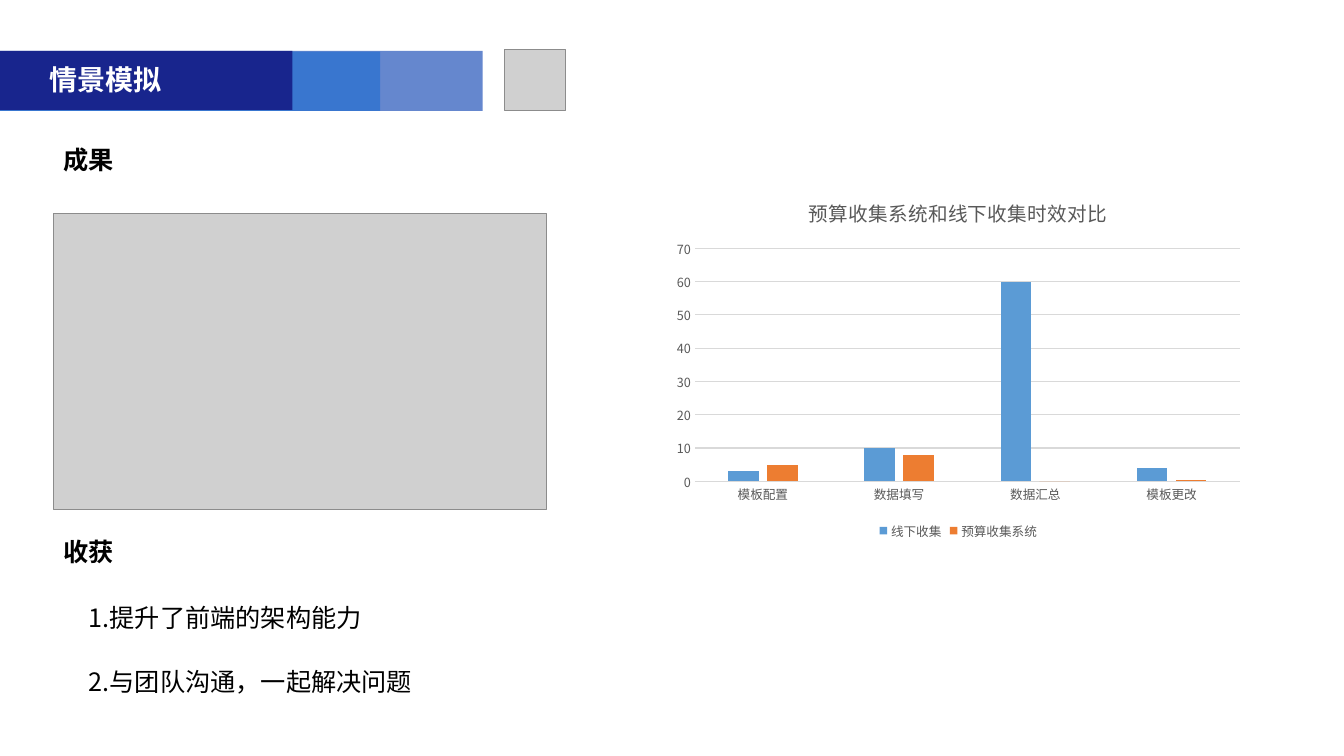
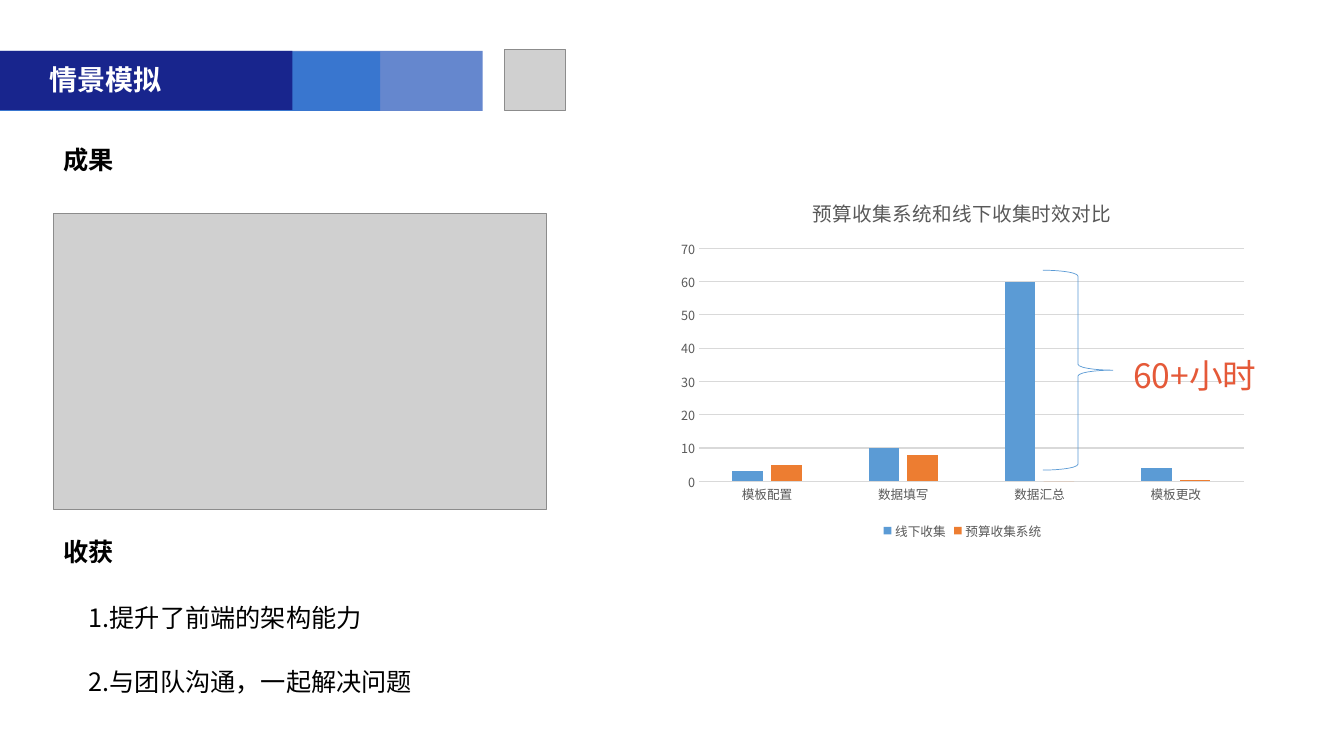
Before and after one commit to liuqiansb/zz, a slide deck: slide 7 of 01385150刘乾.pptx. Drawn at 1344x756 pixels with LibreOffice and Linux fonts; fonts in the diff are those of the drawing; grey boxes stand for pictures. Boxes give left, top, right and bottom in pixels: in the first picture for what was removed or moved away, otherwise in the second. Text is boxed around its words. In the diff, an @@ line names an element or a change of style, - is before the commit and + after.

```diff
--- a/01385150刘乾.pptx
+++ b/01385150刘乾.pptx
@@ column chart moved from (x1=665, y1=179, x2=1252, y2=543) to (x1=669, y1=179, x2=1256, y2=543) @@
@@ right brace added at (x1=1044, y1=270, x2=1114, y2=470), outline #5B9BD5 0.5 pt @@
@@ text added at (x1=1133, y1=360, x2=1256, y2=391), 24 pt, text #E55938 @@
+60+小时
```
Also in this commit, not shown: 1 other slide changed.
